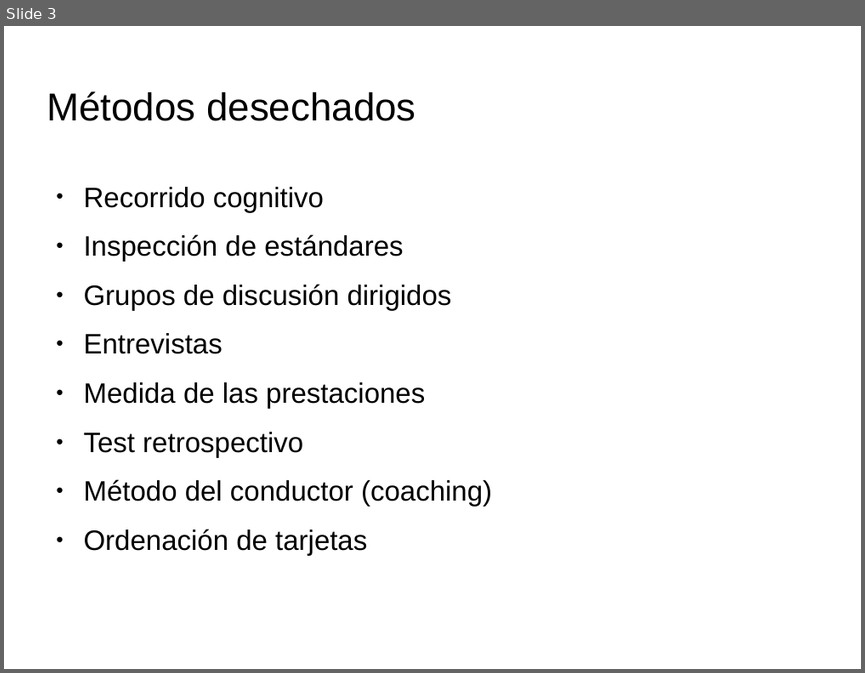
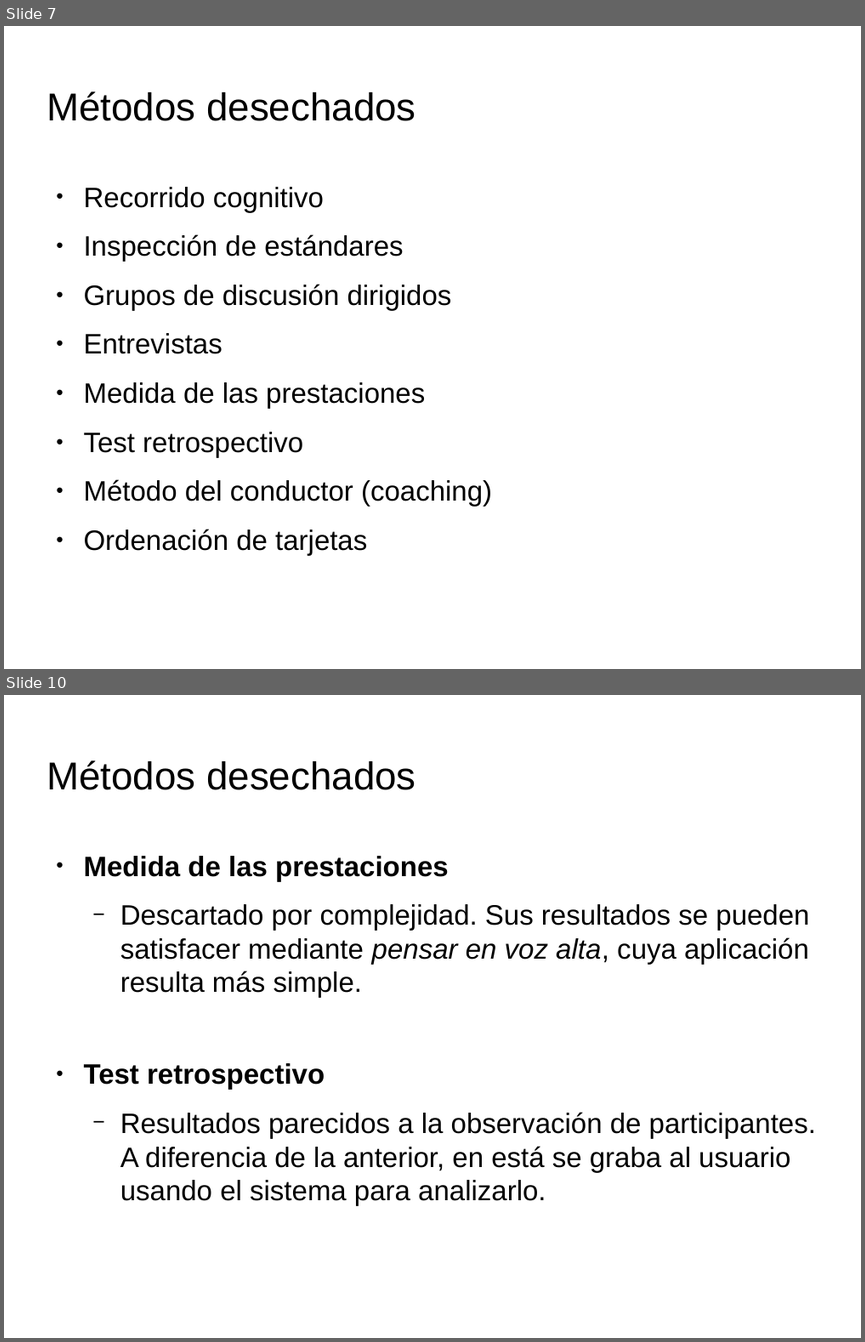
Before and after one commit to spolex/MakeStrong, a slide deck: IPC_doc/actividad7.3/plan_evaluación.odp. Shown one above the other, each under a label of ours: slide 3 before the commit, slides 7 and 10 after it; the slides between them are not shown. The pictures are 865x673 and 865x1342 pixels, drawn with LibreOffice and Linux fonts; fonts in the diff are those of the drawing; background and template pictures are left out. Boxes give left, top, right and bottom in pixels: in the first picture for what was removed or moved away, otherwise in the second. Text is boxed around its words. In the diff, an @@ line names an element or a change of style, - is before the commit and + after.

```diff
--- a/IPC_doc/actividad7.3/plan_evaluación.odp
+++ b/IPC_doc/actividad7.3/plan_evaluación.odp
@@ slide 10 added at (4, 695, 861, 1338), background picture (left out) @@
@@ title added at (46, 760, 416, 790), 36 pt, text #000000 @@
+Métodos desechados
@@ text added at (84, 856, 816, 1206), 26 pt, text #000000 @@
+● Medida de las prestaciones
+  − Descartado por complejidad. Sus resultados se pueden satisfacer mediante pensar en voz alta, cuya aplicación resulta más simple.
+● Test retrospectivo
+  − Resultados parecidos a la observación de participantes. A diferencia de la anterior, en está se graba al usuario usando el sistema para analizarlo.
@@ what was slide 3 is now slide 7 @@
```
Also in this commit, not shown: 2 slides changed, 11 other slides added, 1 other file.
